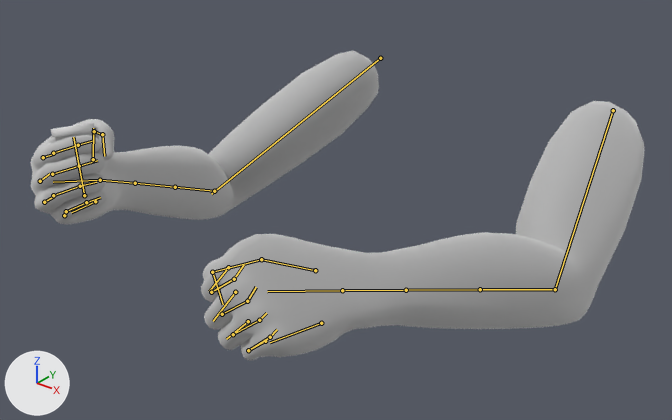
The Blender file Breakout From Ackers/Assets/Animations/Pills/Holding Pills Walking.blend as it was, and as the next commit left it.
Before and after are seen from a camera (50 mm lens) standing at (0.832, -1.5, 0.551) and looking at (-0.003, -0.455, -0.096). The lights are fixed; the arrows at lower left show +X, +Y and +Z. Both versions are drawn at frame 25 of the action 'Walking'; the numbers are the values there. The bones that bend it are drawn over the model as lines.

Names of what the first picture shows: 'Pill Bottle', 'hand_left', 'hand_right'.
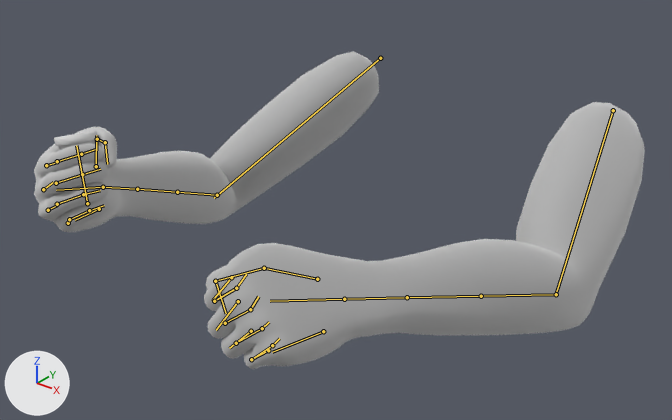
Location of each change, [x1, y1, x2, y2] in pixels of the pictures (672 x 420 px):
'hand_left', posed: before [201, 101, 645, 361]; after [204, 102, 645, 369]
'hand_right', posed: before [30, 50, 379, 224]; after [34, 51, 379, 232]
'Pill Bottle', posed: before [51, 123, 103, 202]; after [54, 131, 106, 210]
bone 'Upperarm_L', root to tip: before (613, 110) to (555, 289); after (613, 110) to (555, 295)
bone 'Lowerarm1_L', root to tip: before (555, 289) to (480, 289); after (556, 294) to (481, 296)
bone 'UpperarmR', root to tip: before (380, 58) to (211, 194); after (380, 58) to (214, 198)
bone 'Lowerarm1_R', root to tip: before (214, 191) to (175, 187); after (217, 195) to (177, 192)

What the commit changed:
Bone 'Upperarm_L' (bone_upperarm_l) turns from (-15, -39, -8) to (-15, -39, -10) degrees about its own x, y and z.
Bone 'Lowerarm1_L' (bone_lowerarm1_l) moves from (0.0, 0.0, 0.0) to (-0.1, -0.1, 0.0).
Bone 'Lowerarm1_L' (bone_lowerarm1_l) turns from (38, -1, 8) to (39, -2, 9) degrees about its own x, y and z.
Bone 'UpperarmR' (bone_upperarmr) turns from (-51, 70, -19) to (-51, 70, -18) degrees about its own x, y and z.
Bone 'Lowerarm1_R' (bone_lowerarm1_r) moves from (-1.1, -0.4, 1.9) to (-1.2, -0.3, 1.9).
Bone 'Lowerarm1_R' (bone_lowerarm1_r) turns from (56, 14, 43) to (57, 13, 43) degrees about its own x, y and z.
